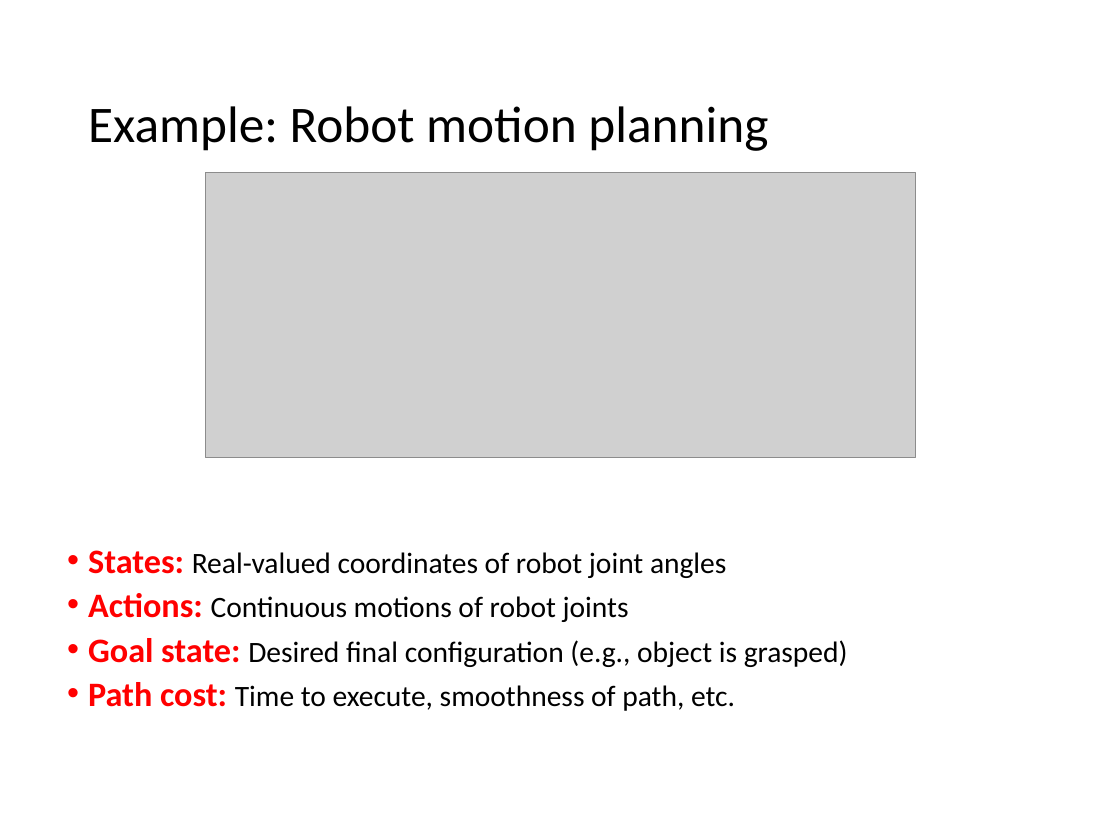
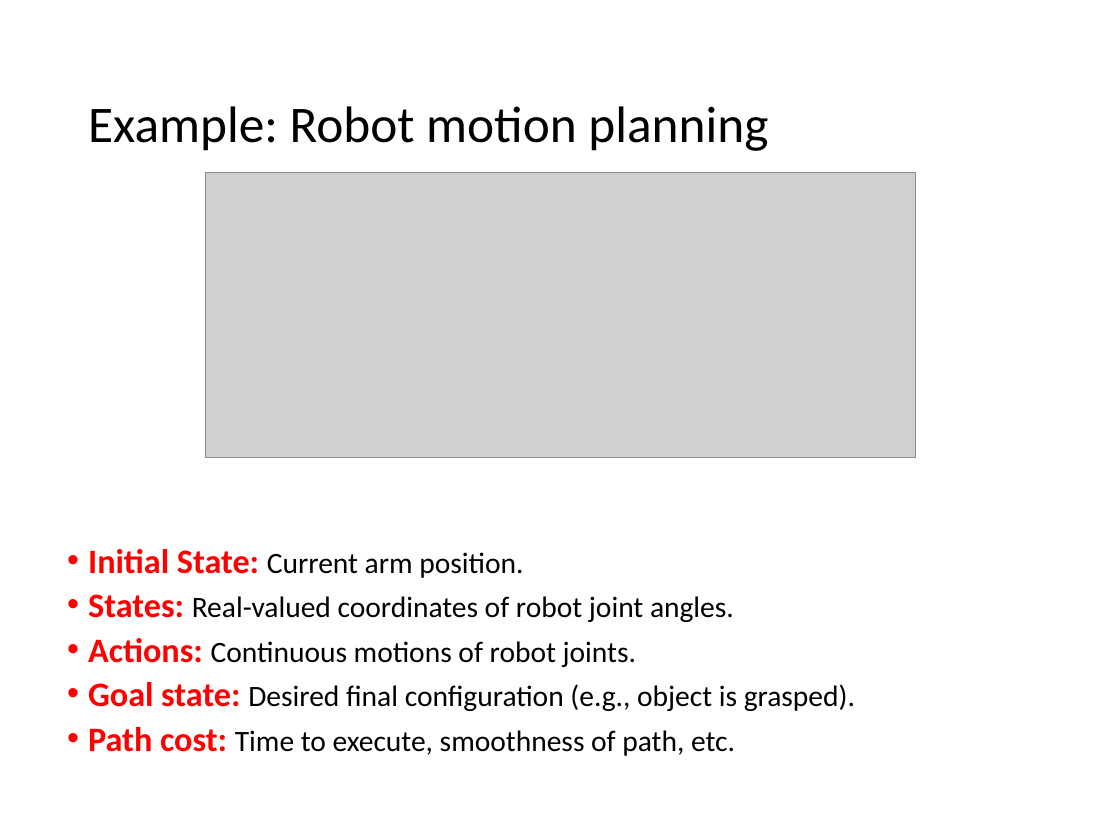
Before and after one commit to mhahsler/CS7320-AI, a slide deck: slide 9 of slides/03_search.pptx. Drawn at 1120x840 pixels with LibreOffice and Linux fonts; fonts in the diff are those of the drawing; grey boxes stand for pictures. Boxes give left, top, right and bottom in pixels: in the first picture for what was removed or moved away, otherwise in the second. Text is boxed around its words. In the diff, an @@ line names an element or a change of style, - is before the commit and + after.

```diff
--- a/slides/03_search.pptx
+++ b/slides/03_search.pptx
@@ text at [88,549,855,711]: text changed @@
-• States: Real-valued coordinates of robot joint angles
-• Actions: Continuous motions of robot joints
-• Goal state: Desired final configuration (e.g., object is grasped)
+• Initial State: Current arm position.
+• States: Real-valued coordinates of robot joint angles.
+• Actions: Continuous motions of robot joints.
+• Goal state: Desired final configuration (e.g., object is grasped).
```
Also in this commit, not shown: 5 other slides changed, 1 other file.
